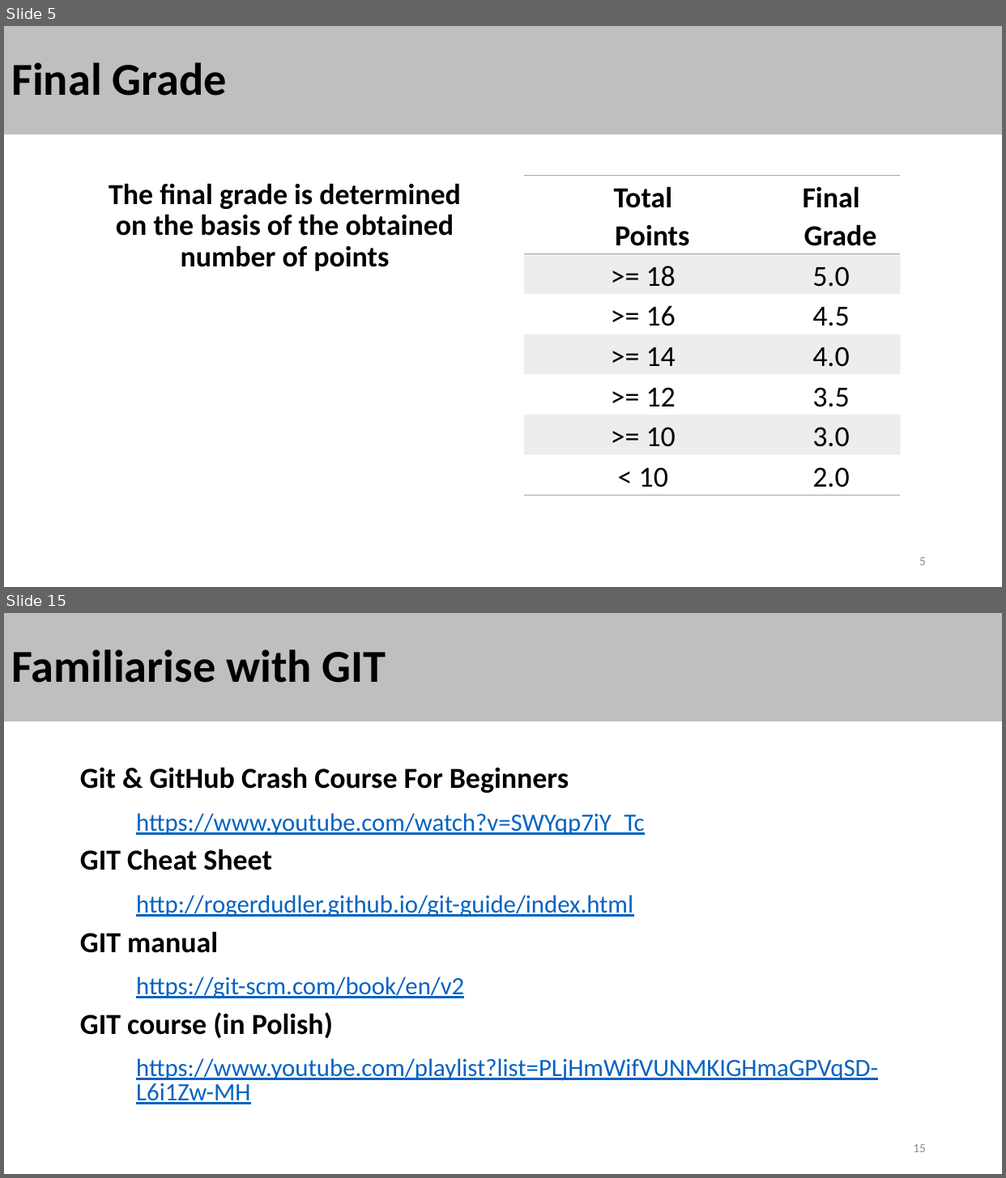
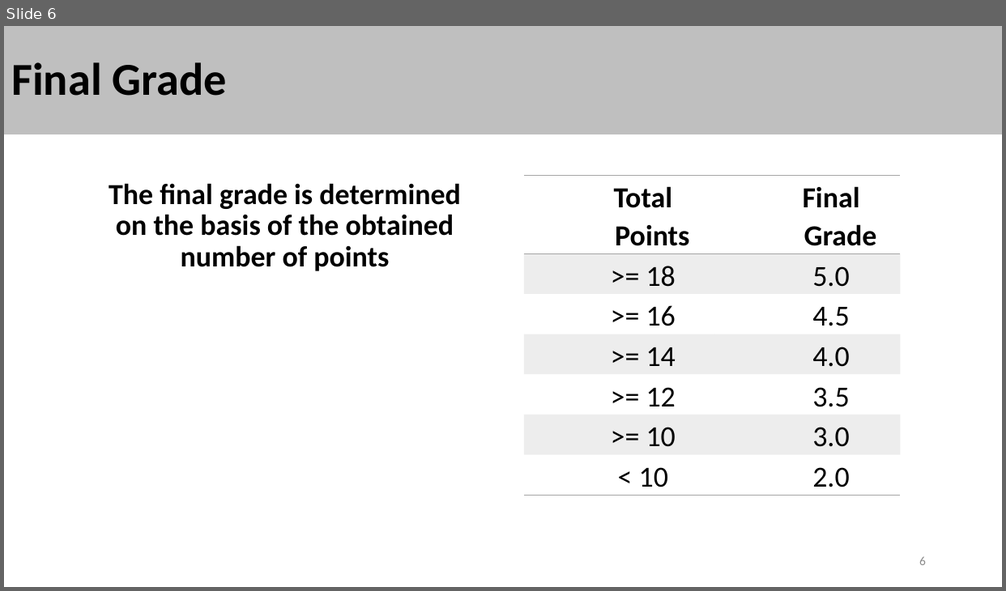
Before and after one commit to stalj/pp1, a slide deck: 01-CourseIntroduction/01-CourseIntroduction.pptx. Shown one above the other, each under a label of ours: slides 5 and 15 before the commit, slide 6 after it; the slides between them are not shown. The pictures are 1006x1178 and 1006x591 pixels, drawn with LibreOffice and Linux fonts; fonts in the diff are those of the drawing. Boxes give left, top, right and bottom in pixels: in the first picture for what was removed or moved away, otherwise in the second. Text is boxed around its words. In the diff, an @@ line names an element or a change of style, - is before the commit and + after.

Commit message:
New course version 2023

```diff
--- a/01-CourseIntroduction/01-CourseIntroduction.pptx
+++ b/01-CourseIntroduction/01-CourseIntroduction.pptx
@@ slide 15 removed at (x1=4, y1=613, x2=1002, y2=1174), background #FFFFFF @@
@@ title removed at (x1=4, y1=613, x2=1002, y2=722) @@
-Familiarise with GIT
@@ text removed at (x1=80, y1=767, x2=878, y2=1105) @@
-Git & GitHub Crash Course For Beginners
-  https://www.youtube.com/watch?v=SWYqp7iY_Tc
-GIT Cheat Sheet
-  http://rogerdudler.github.io/git-guide/index.html
-GIT manual
-  https://git-scm.com/book/en/v2
-GIT course (in Polish)
-  https://www.youtube.com/playlist?list=PLjHmWifVUNMKIGHmaGPVqSD-L6i1Zw-MH
@@ page number removed at (x1=913, y1=1144, x2=926, y2=1152) @@
-15
@@ what was slide 5 is now slide 6 @@
@@ page number at (x1=919, y1=557, x2=926, y2=565): text changed @@
-5
+6
```
Also in this commit, not shown: 14 slides changed, 9 slides added, 1 other slide removed, 6 other files.
